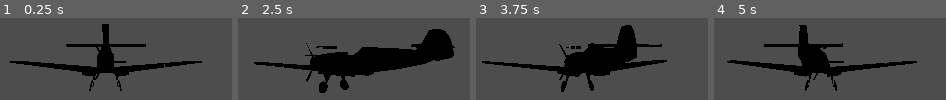
Above: before the commit, frames 1-4 (left to right).
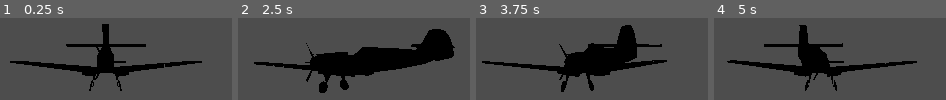
Above: after the commit, the same moments.

Repository: Monkeytonk115/godot-dogfight
Game: Godot game, scene res://scenes/action/109e_action.tscn
Same seed, same stepped clock (60 frames per second), same inputs: the game is played once before the commit and once after it. This scene is started directly instead of the project's main scene.
Inputs (mouse positions are in pixels of both pictures, inside the frame that each line leads up to):
- Up to frame 1 (0.25 s): no input
- Up to frame 2 (2.5 s): tap Enter at 0.5 s; move the mouse to (outside the picture) at 0.52 s; hold D (Roll_Right) 0.53-1.28 s; hold Right mouse button (free_cam) 0.53-1.28 s; move the mouse to (outside the picture) at 1.27 s; hold W (Pitch_Down) 1.28-2.03 s; tap Space (trigger) at 1.35 s; move the mouse to (outside the picture) at 2.02 s; hold D (Roll_Right) from 2.03 s (still down); hold Right mouse button (free_cam) from 2.03 s (still down)
- Up to frame 3 (3.75 s): move the mouse to (outside the picture) at 2.77 s; release D (Roll_Right) at 2.78 s; release Right mouse button (free_cam) at 2.78 s; hold S (Pitch_Up) 2.78-3.53 s; tap Space (trigger) at 2.85 s; move the mouse to (outside the picture) at 3.52 s; hold A (Roll_Left) from 3.53 s (still down); hold Right mouse button (free_cam) from 3.53 s (still down)
- Up to frame 4 (5 s): keep holding A (Roll_Left); move the mouse to (outside the picture) at 4.27 s; release Right mouse button (free_cam) at 4.28 s; tap Space (trigger) at 4.35 s

The runs differ from the first frame. In frame 1, less than 0.1% of the frame differs, in the area x 43-44%, y 35-37%; in frame 2, 0.4%, in the area x 28-43%, y 34-55%; in frame 3, 0.2%; in frame 4, less than 0.1%.
Error in both runs: Invalid access to property or key 'shoot_bullet_client' on a base object of type 'null instance'. (res://scenes/action/gun_action.gd:4)

Commit message:
109e gun placement

Diff:
--- a/scenes/action/109e_action.tscn
+++ b/scenes/action/109e_action.tscn
@@ -42,7 +42,7 @@
 replication_config = SubResource("SceneReplicationConfig_56han")
 
 [node name="Guns" type="Node3D" parent="."]
-transform = Transform3D(-4.37114e-08, 0, -1, 0, 1, 0, 1, 0, -4.37114e-08, 0, 0.230786, 0)
+transform = Transform3D(-4.37114e-08, 0, -1, 0, 1, 0, 1, 0, -4.37114e-08, 0, -0.166109, 0)
 
 [node name="Gun_action" parent="Guns" instance=ExtResource("2_yqdqi")]
 transform = Transform3D(-4.37114e-08, 0, 1, 0, 1, 0, -1, 0, -4.37114e-08, -1.85862, -0.22453, 8.12428e-08)
